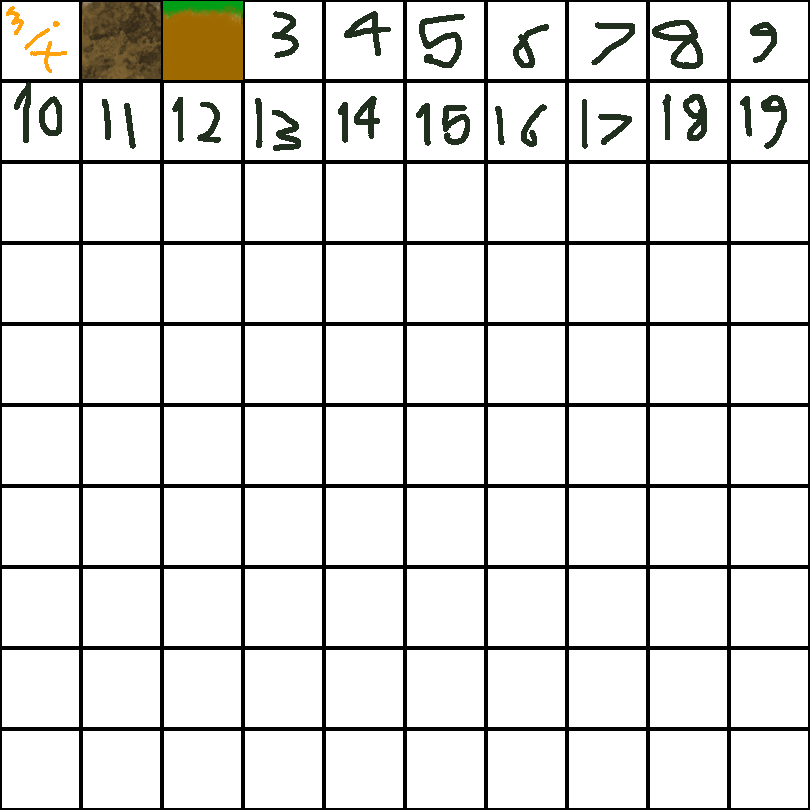
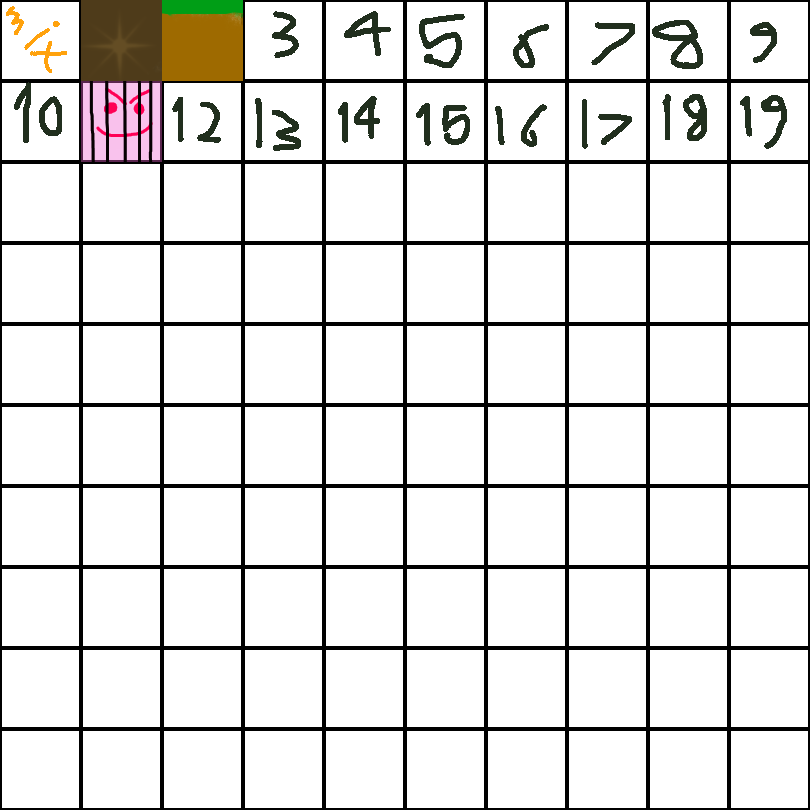
Layer changes from the first 810x810 image to the second:
painted on "Paint Layer 1" over [81, 0, 243, 162]
painted on "Background" over [81, 0, 243, 162]
